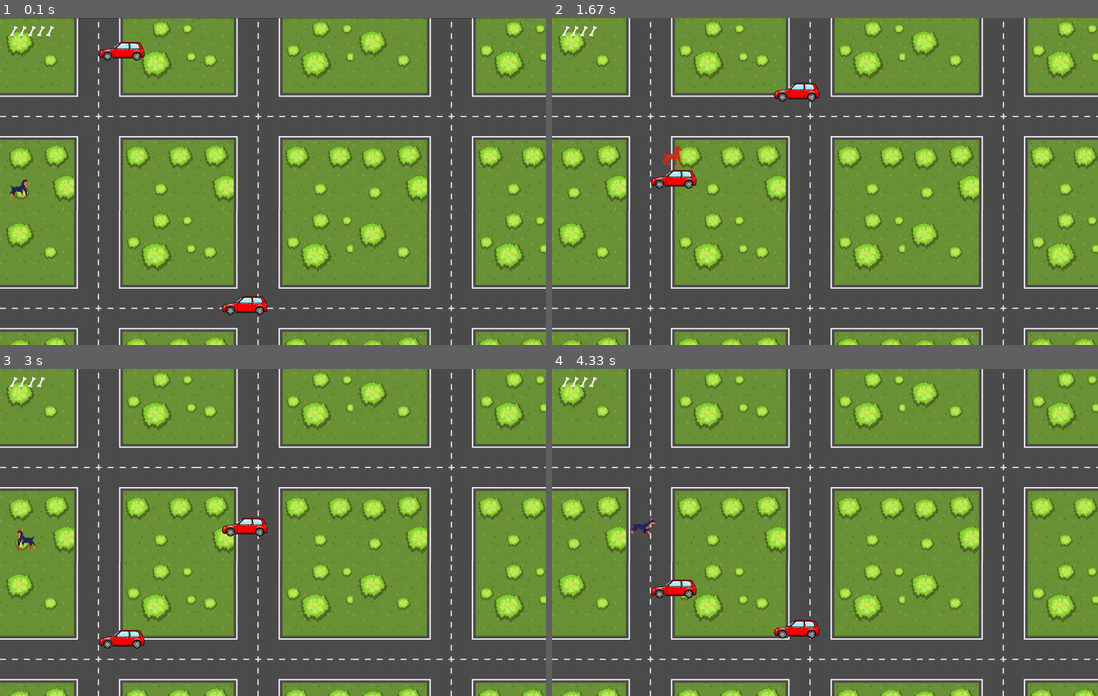
Above: before the commit, frames 1-4 (two rows, left to right).
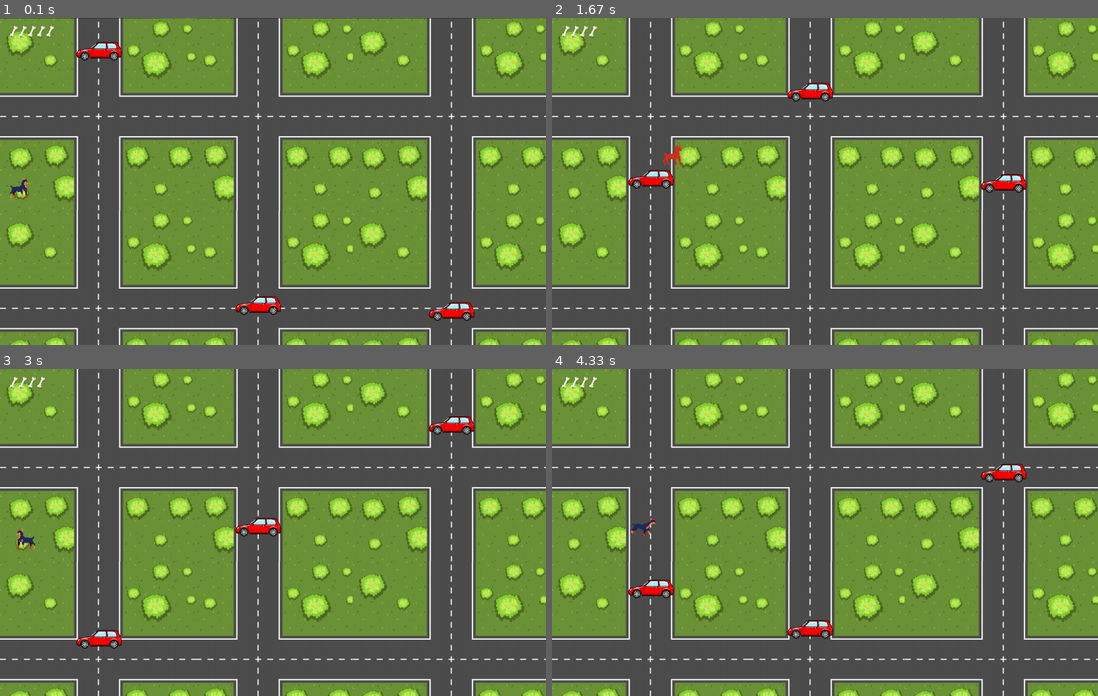
Above: after the commit, the same moments.

Repository: baby-sal/dogtective
Game: pygame game, started from user_interface/game.py
The game is run twice, just before and just after one commit, with the same random seed, the same clock (stepped at 60 frames per second) and the same inputs.
Inputs:
- Up to frame 1 (0.1 s): no input
- Up to frame 2 (1.67 s): hold Right 0.33-0.8 s; hold Up 0.83-1.13 s; hold Right 1.17-1.63 s
- Up to frame 3 (3 s): hold Left 1.67-2.2 s; hold Down 2.23-2.53 s; hold Left 2.57-2.97 s
- Up to frame 4 (4.33 s): hold Up 3-3.37 s; hold Right 3.4-4.03 s; hold Down from 4.07 s (still down)

The runs differ from the first frame. In frame 1, 1.3% of the frame differs, in the area x 14-87%, y 7-93%; in frame 2, 1.3%; in frame 3, 1.3%; in frame 4, 1.3%.

Commit message:
cars now align with background road

Diff:
--- a/user_interface/game.py
+++ b/user_interface/game.py
@@ -32,10 +32,11 @@
         self.dog_group.add(self.dog)
 
         car_img = pygame.image.load('../logic/assets/images/obstacles/car.png').convert_alpha()
-        car1 = Obstacle("car1", car_img, 190, 0, 0.2, 1, 3)
-        car2 = Obstacle("car2", car_img, 460, 600, 0.2, 2, -5)
+        car1 = Obstacle("car1", car_img, 140, 0, 0.2, 1, 3)
+        car2 = Obstacle("car2", car_img, 490, 600, 0.2, 2, -5)
+        car3 = Obstacle("car1", car_img, 915, 800, 0.2, 1, 3)
         self.car_group = pygame.sprite.Group()
-        self.car_group.add(car1, car2)
+        self.car_group.add(car1, car2, car3)
 
         pygame.display.update()
 
